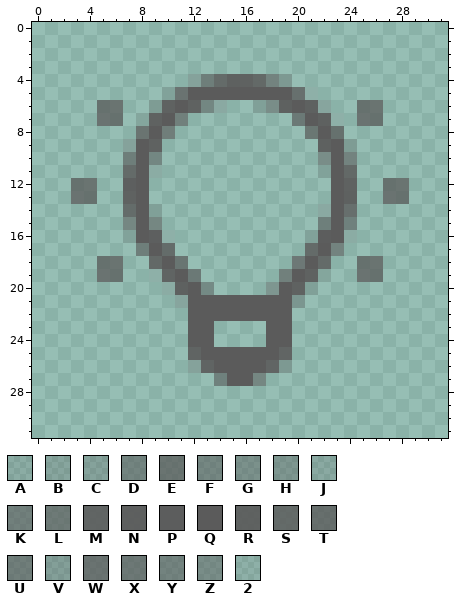
File history of a pixel-art sprite, Bonus630DevToolsBar/Images/light.png. Above is the file before it was changed.
The file is 32x32 pixels. Pixels under 10% opacity are left out. Colours within 5 levels of each other are drawn and written as one.
Palette (. is transparent): A #5959592e  B #5959593f  C #5a5a5a47  D #5a5a5a93  E #5a5a5abd  F #5a5a5a8d  G #5a5a5a74  H #5a5a5a66  J #5b5b5b35  K #5b5b5ba0  L #5b5b5bae  M #5b5b5be5  N #5b5b5bf3  P #5b5b5bf9  Q #5b5b5b  R #5b5b5bed  S #5b5b5bd6  T #5b5b5bcc  U #5b5b5ba6  V #5b5b5b51  W #5c5c5cc3  X #5c5c5cb5  Y #5c5c5c99  Z #5c5c5c80  2 #5c5c5c24
Pixels before, first column x 3:
 4 .........CYSRRSYC.........
 5 .......AWQQQQQQQQW2.......
 6 ..EE..BRQRZJ..JZRQRB..EE..
 7 ..WE.2RQK........UQR2.WE..
 8 .....EQU..........LQE.....
 9 ....CQR............RQB....
10 ....YQZ............ZQY....
11 ....SQA............AQS....
12 EE..NQ..............QR..EE
13 WE..RQ..............QR..WE
14 ....TQJ............JQT....
15 ....FQF............DQF....
16 ....AQN2..........APQA....
17 .....YQT..........SQY.....
18 ..EE..SQX........XQS..EE..
19 ..WE..2MQU......KQR2..WE..
20 .......ARQG....HQRJ.......
21 ........BQQQQQQQQV........
22 .........QQQQQQQQ.........
23 .........QQ....QQ.........
24 .........QQ....QQ.........
25 .........MQQQQQQM.........
26 .........CMQQQQMC.........
27 ...........FQQF...........
The result:
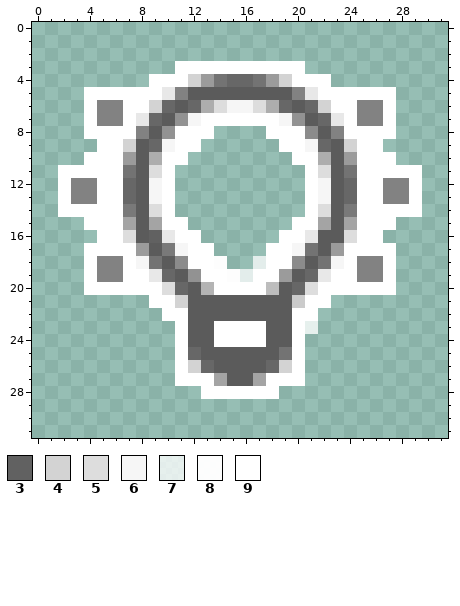
Colours new in this view: 3 #616161  4 #d3d3d3  5 #dddddd  6 #f6f6f6  7 #ffffffc3  8 #fffffff9  9 #ffffff
Edits made:
colour 2: #5c5c5c24 -> #e8e8e8
colour E: #5a5a5abd -> #828282
colour F: #5a5a5a8d -> #a4a4a4
colour G: #5a5a5a74 -> #b4b4b4
colour H: #5a5a5a66 -> #bdbdbd
colour R: #5b5b5bed -> #676767
colour S: #5b5b5bd6 -> #737373
colour T: #5b5b5bcc -> #797979
colour U: #5b5b5ba6 -> #929292
colour V: #5b5b5b51 -> #cbcbcb
colour X: #5c5c5cb5 -> #8b8b8b
colour Y: #5c5c5c99 -> #9b9b9b
colour Z: #5c5c5c80 -> #adadad
Changed rows in their new state; - is a pixel that keeps its letter.
first column x 2:
 3 ---------9999999999---------
 4 -------9994------4999-------
 5 --9999992E--------E-999999--
 6 --9--994----5665----499--9--
 7 --9E-9---U69999996----9E-9--
 8 --9999---999----999X--9999--
 9 ---994--699------996--499---
10 --999---99--------99---999--
11 99999--59----------95--99999
12 9--99R-69----------96--99--9
13 9E-99--69----------96--99E-9
14 99999--59----------95--99999
15 --999---99--------99F--999--
16 ---995-3-99------992Q-599---
17 --9999---699----996---9999--
18 --9--96---998--799---69--9--
19 --9E-99-R--998799Y---99E-9--
20 --9999995---9999---5999999--
21 -------994---------99-------
22 --------99--------99--------
23 ---------9--9999--97--------
24 ---------9--9999--9---------
25 ---------9R------S9---------
26 ---------94R----R49---------
27 ---------999----999---------
28 -----------999999-----------
Boxes around the changes in both pictures, in picture pixels (x1, y1, x2, y2):
changed: (58, 61, 422, 399)
